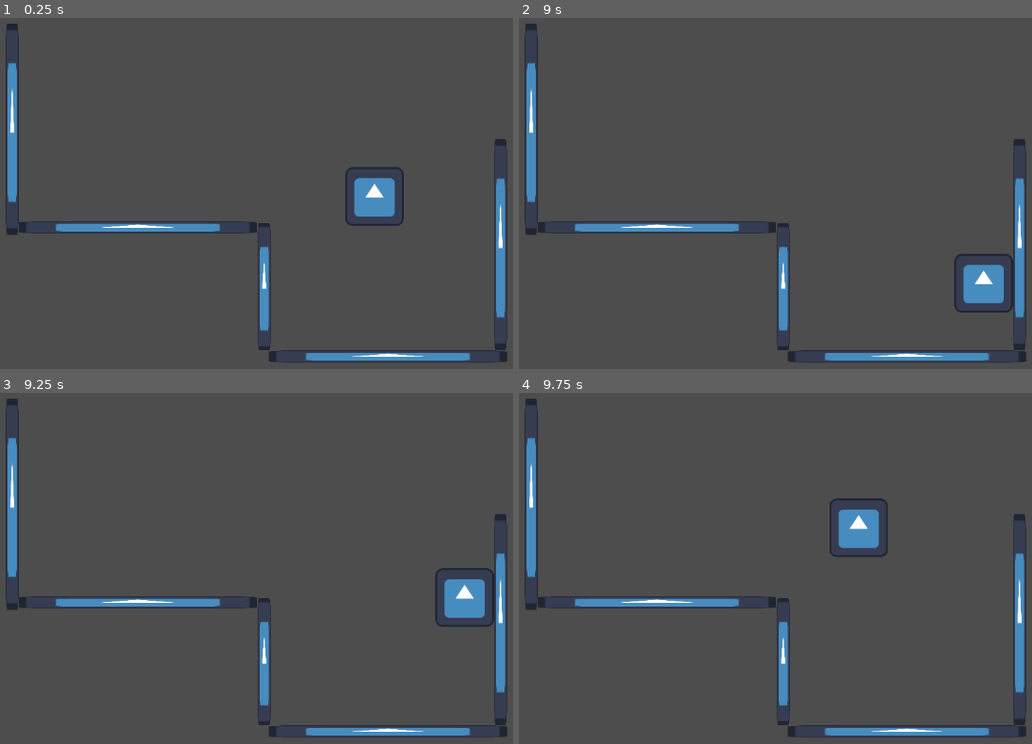
Above: before the commit, frames 1-4 (two rows, left to right).
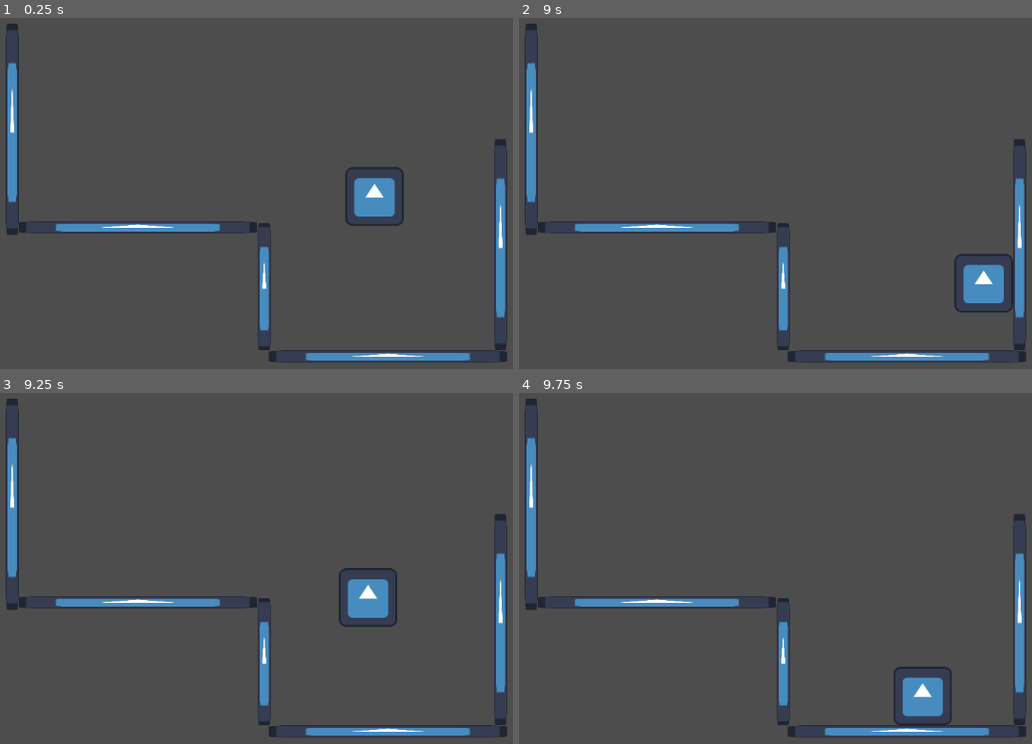
Above: after the commit, the same moments.

Repository: arcality/Built-to-Scale-GMTK-2024
Game: Godot game, scene res://scenes/main.tscn
Two runs of this game, one before a commit and one after it. Both use one fixed random seed, a clock stepped at 60 frames per second and the inputs below. The engine's default icon, where the game draws it, is replaced by a stand-in: a white triangle on a blue panel in a dark square.
Inputs:
- Up to frame 1 (0.25 s): no input
- Up to frame 2 (9 s): hold Space (jump) 0.53-1.28 s; hold D (move_right) 0.53-2.03 s; tap Space (jump) at 1.35, 1.52, 1.82, 2.85, 3.02, 3.32, 4.35, 4.52, 4.82, 5.85, 6.02, 6.32, 7.35, 7.52, 7.82, 8.85 s; hold A (move_left) 2.03-2.78 s; hold Space (jump) 2.03-2.78 s; hold D (move_right) 2.78-4.28 s; hold Space (jump) 3.53-4.28 s; tap Enter at 4.25 s; hold A (move_left) 4.28-5.03 s; hold D (move_right) 5.03-5.78 s; hold Space (jump) 5.03-5.78 s; hold A (move_left) 5.78-7.28 s; hold Space (jump) 6.53-7.28 s; hold D (move_right) from 7.28 s (still down); hold Space (jump) 8.03-8.78 s
- Up to frame 3 (9.25 s): keep holding D (move_right); tap Space (jump) at 9.02 s
- Up to frame 4 (9.75 s): tap Space (jump) at 9.32 s; release D (move_right) at 9.53 s; hold A (move_left) from 9.53 s (still down); hold Space (jump) from 9.53 s (still down)

Frames 1-2 are identical in both runs. In frame 3, 2.3% of the frame differs, in the area x 66-97%, y 49-67%; in frame 4, 2.3%, in the area x 60-85%, y 30-95%.

Commit message:
fixed buffer and eaten inputs

Diff:
--- a/scripts/state-machine/clinging.gd
+++ b/scripts/state-machine/clinging.gd
@@ -48,4 +48,4 @@
 
 	if (Input.is_action_just_pressed("jump") or player.jump_buffer > 0.0) and player.active_arm_state == "walljumping":
 		state_transition.emit(self, "walljumping")
-		print("transition to walljumping")
+		print("transition to walljumping from cling")
--- a/scripts/state-machine/falling.gd
+++ b/scripts/state-machine/falling.gd
@@ -25,6 +25,9 @@
 	if player.is_on_floor():
 		state_transition.emit(self, "idle")
 		print("transition to idle")
+		if Input.is_action_just_pressed("jump"):
+			force_transition.emit("jumping")
+			print("force jumping")
 
 	if player.velocity.y < 0: # going up
 		player.gravity = 2000
@@ -41,13 +44,20 @@
 			state_transition.emit(self, "clinging")
 			print("transition to clinging")
 			player.clinging_direction = 1.0
+
 		if Input.is_action_pressed("move_left") and $"../../RayCastLeft".is_colliding():
 			state_transition.emit(self, "clinging")
 			print("transition to clinging")
 			player.clinging_direction = -1.0
-		if Input.is_action_just_pressed("jump"):
+
+		if Input.is_action_just_pressed("jump") or player.jump_buffer > 0.0:
 			force_transition.emit("walljumping")
 			print("force wall jumping")
+
+	if player.is_on_wall() and player.horizontal_movement_direction() != 0.0:
+		if Input.is_action_just_pressed("jump") or player.jump_buffer > 0.0:
+				force_transition.emit("walljumping")
+				print("force wall jumping")
 
 	# checks for climbing coyote time before using up special jump
 	if player.climb_coyote_time > 0.0 and Input.is_action_just_pressed("jump") and player.active_arm_state == "walljumping":
@@ -57,7 +67,8 @@
 		player.special_jump_used = true
 		state_transition.emit(self, player.active_jetpack_state)
 		print("transition to special jump from falling")
-	elif Input.is_action_just_pressed("jump") and !player.is_on_floor() and !player.is_on_wall():
+
+	if Input.is_action_just_pressed("jump") and !player.is_on_floor() and !player.is_on_wall():
 		player.jump_buffer = 0.06
 
 
